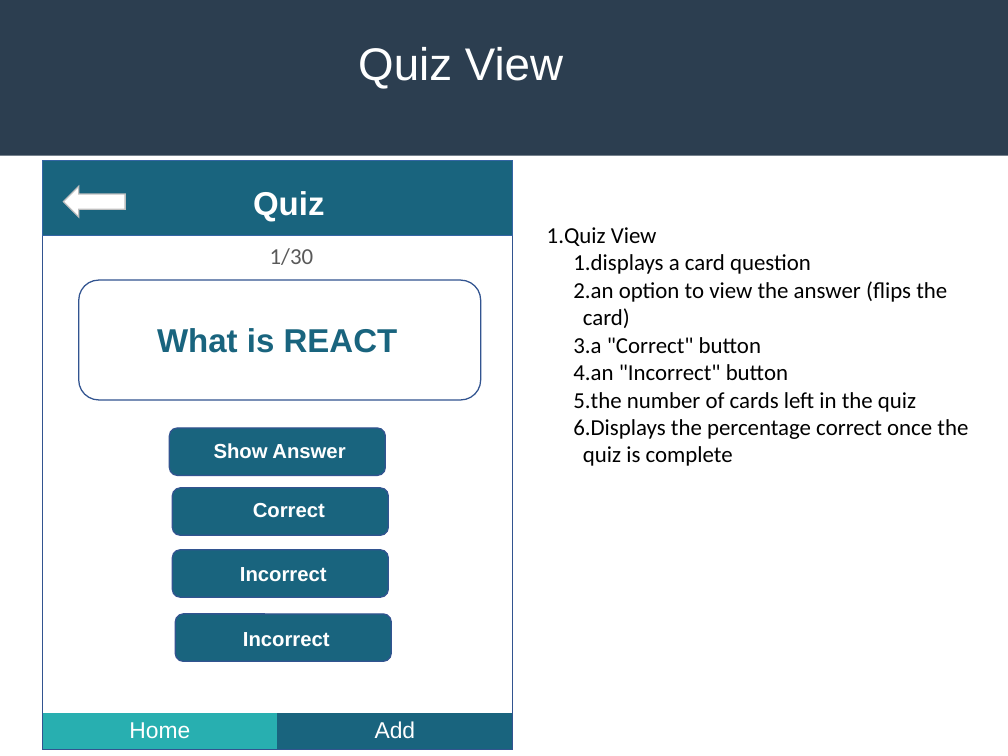
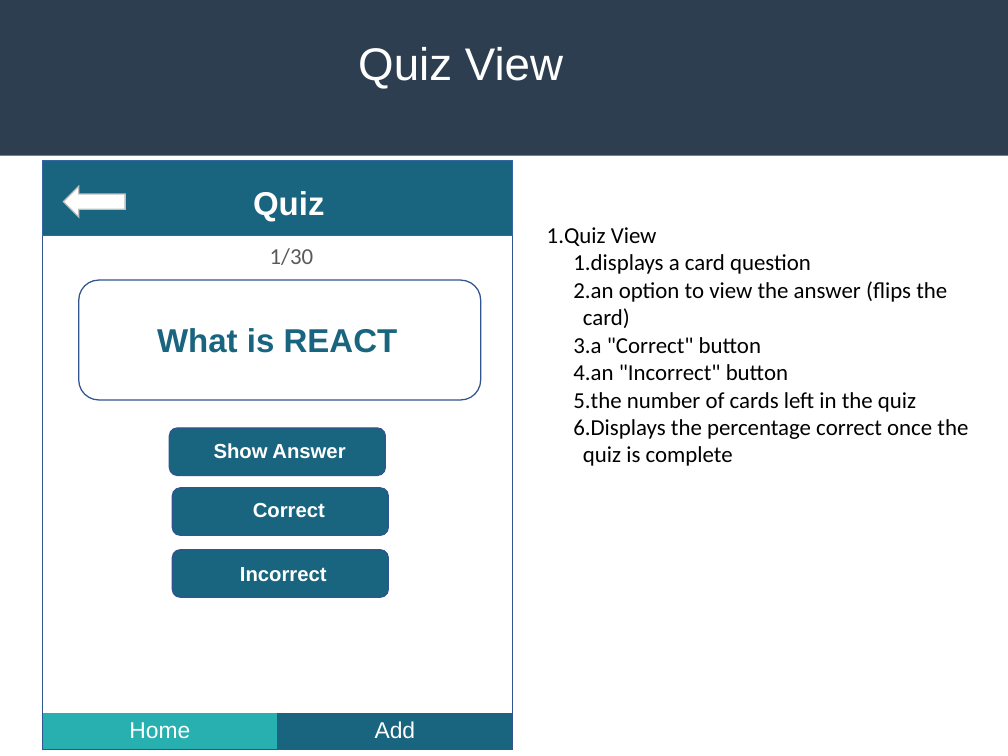
Before and after one commit to gwillig/flashcard, a slide deck: slide 13 of design_architecture.pptx (slide 11 before the commit). Drawn at 1008x756 pixels with LibreOffice and Linux fonts; fonts in the diff are those of the drawing. Boxes give left, top, right and bottom in pixels: in the first picture for what was removed or moved away, otherwise in the second. Text is boxed around its words. In the diff, an @@ line names an element or a change of style, - is before the commit and + after.

```diff
--- a/design_architecture.pptx
+++ b/design_architecture.pptx
@@ rounded rectangle removed at (176,614,391,661) @@
@@ text removed at (243,632,330,647) @@
-Incorrect
```
Also in this commit, not shown: 1 other slide changed, 2 slides added, 17 other files.
